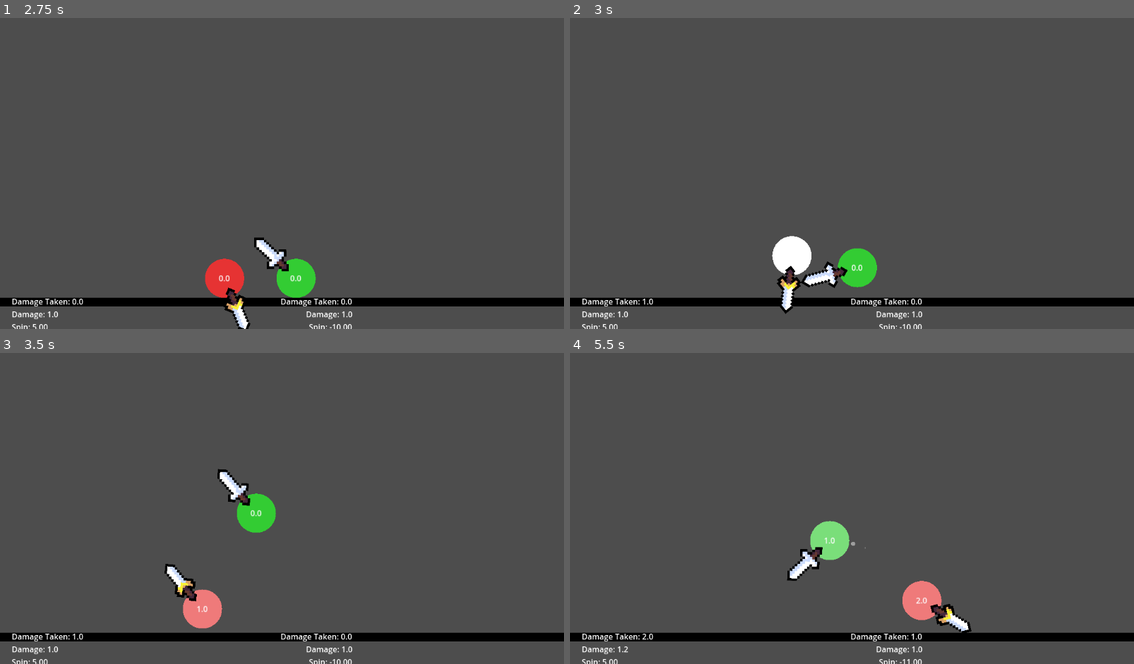
Above: before the commit, frames 1-4 (two rows, left to right).
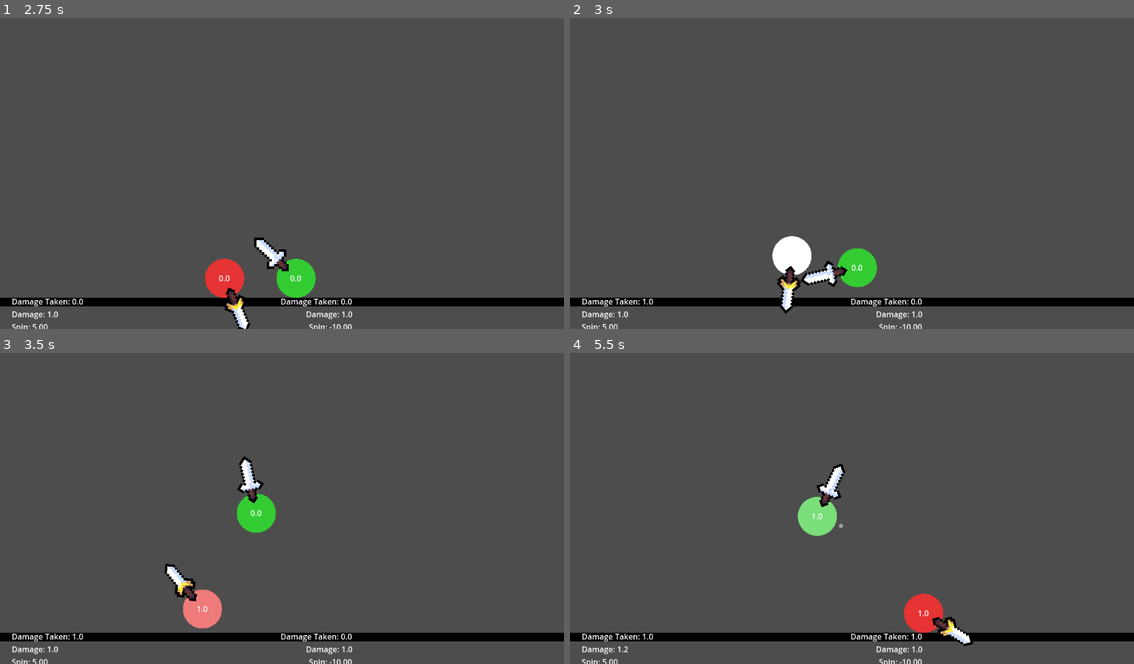
Above: after the commit, the same moments.

Repository: HarryLin349/Super-Smash-Balls
Game: Godot game, scene res://Main.tscn
The game is run twice, just before and just after one commit, with the same random seed, the same clock (stepped at 60 frames per second) and the same inputs.
Inputs:
- Up to frame 1 (2.75 s): no input
- Up to frame 2 (3 s): no input
- Up to frame 3 (3.5 s): no input
- Up to frame 4 (5.5 s): no input

Frame 1 is identical in both runs. In frame 2, 0.2% of the frame differs, in the area x 40-50%, y 78-87%; in frame 3, 0.6%; in frame 4, 3.2%, in the area x 12-72%, y 35-100%.

Commit message:
add speed logs

Diff:
--- a/DaggerBall.gd
+++ b/DaggerBall.gd
@@ -4,6 +4,7 @@
 @export var dagger_rotation_multiplier := 2.0
 @export var dagger_damage_impulse_multiplier := 0.5
 @export var dagger_rotation_increment := 1.0
+@export var dagger_rotation_soft_cap := 45.0
 
 func _ready() -> void:
 	super._ready()
@@ -21,4 +22,6 @@
 func _on_weapon_body_entered(body: Node) -> void:
 	super._on_weapon_body_entered(body)
 	if body is Ball and body != self:
-		weapon_rotation_speed = absf(weapon_rotation_speed) + dagger_rotation_increment
+		var current := absf(weapon_rotation_speed)
+		var t := clampf((dagger_rotation_soft_cap - current) / dagger_rotation_soft_cap, 0.1, 1.0)
+		weapon_rotation_speed = current + dagger_rotation_increment * t
--- a/Main.gd
+++ b/Main.gd
@@ -11,12 +11,21 @@
 @onready var left_stats: Label = $UI/LeftStats
 @onready var right_stats: Label = $UI/RightStats
 
+var _stats_timer := 0.0
+
 func _ready() -> void:
 	call_deferred("_layout_arena")
 	_setup_balls()
 	_connect_signals()
 	_update_stats(ball_left.ball_id, ball_left.damage_taken, ball_left.damage)
 	_update_stats(ball_right.ball_id, ball_right.damage_taken, ball_right.damage)
+
+func _process(delta: float) -> void:
+	_stats_timer += delta
+	if _stats_timer >= 0.1:
+		_stats_timer = 0.0
+		_update_stats(ball_left.ball_id, ball_left.damage_taken, ball_left.damage)
+		_update_stats(ball_right.ball_id, ball_right.damage_taken, ball_right.damage)
 
 func _layout_arena() -> void:
 	var viewport_size := get_viewport_rect().size
@@ -90,7 +99,8 @@
 
 func _update_stats(ball_id: int, damage_taken: float, damage: float) -> void:
 	var rotation_value := ball_left.get_spin_speed() if ball_id == 1 else ball_right.get_spin_speed()
-	var text := "Damage Taken: %.1f\nDamage: %.1f\nSpin: %.2f" % [damage_taken, damage, rotation_value]
+	var speed_value := ball_left.linear_velocity.length() if ball_id == 1 else ball_right.linear_velocity.length()
+	var text := "Damage Taken: %.1f\nDamage: %.1f\nSpin: %.2f\nSpeed: %.1f" % [damage_taken, damage, rotation_value, speed_value]
 	if ball_id == 1:
 		left_stats.text = text
 	else:
--- a/SwordBall.gd
+++ b/SwordBall.gd
@@ -5,4 +5,4 @@
 	super._ready()
 	weight = 1.0
 	damage_increment = 0.2
-	weapon_hit_knockback = 280.0
+	weapon_hit_knockback = 480.0
